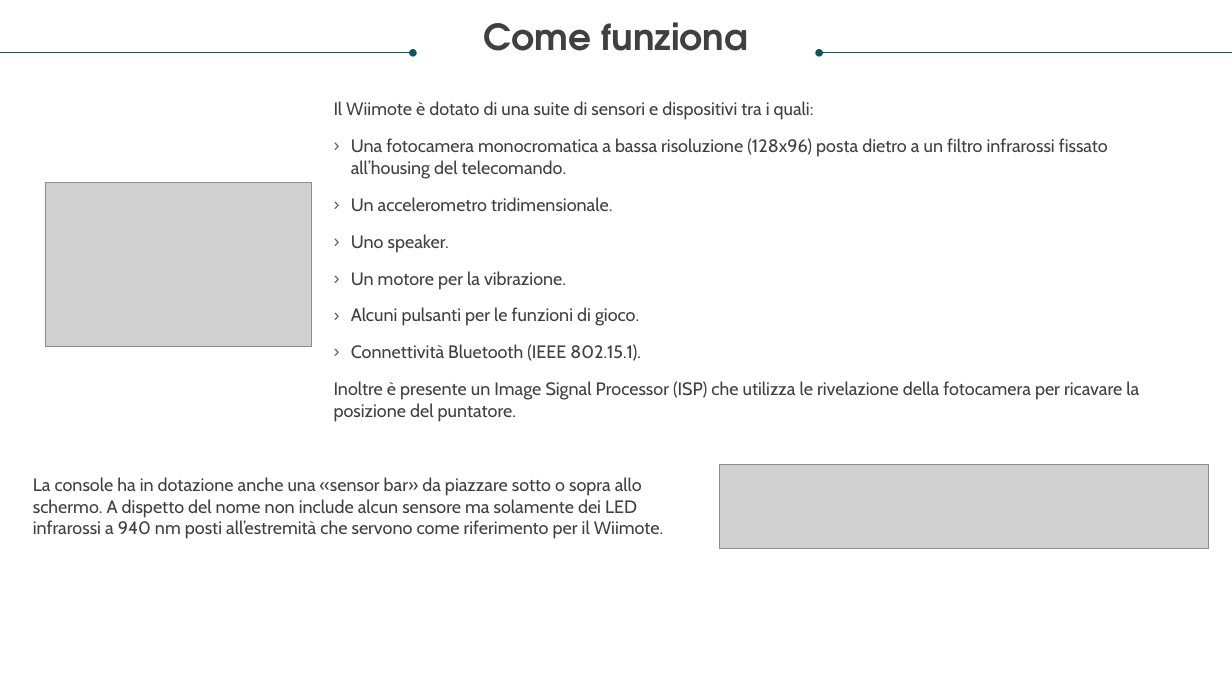
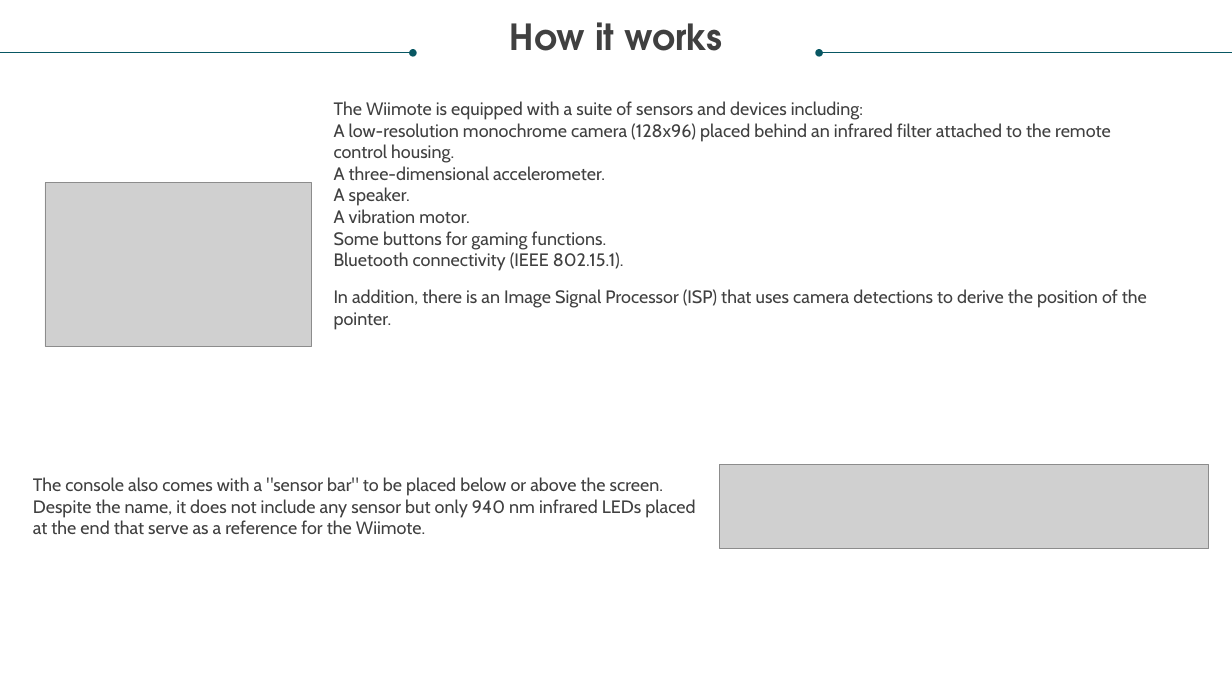
Before and after one commit to RaffaLinux/RaffaLinux.github.io, a slide deck: slide 5 of AndroidMote.pptx. Drawn at 1232x693 pixels with LibreOffice and Linux fonts; fonts in the diff are those of the drawing; grey boxes stand for pictures. Boxes give left, top, right and bottom in pixels: in the first picture for what was removed or moved away, otherwise in the second. Text is boxed around its words. In the diff, an @@ line names an element or a change of style, - is before the commit and + after.

```diff
--- a/AndroidMote.pptx
+++ b/AndroidMote.pptx
@@ text at box(510, 22, 723, 51): text changed @@
-Come funziona
+How it works
@@ text at box(334, 101, 1147, 330): text changed @@
-Il Wiimote è dotato di una suite di sensori e dispositivi tra i quali:
-› Una fotocamera monocromatica a bassa risoluzione (128x96) posta dietro a un filtro infrarossi fissato all’housing del telecomando.
-› Un accelerometro tridimensionale.
-› Uno speaker.
-› Un motore per la vibrazione.
-› Alcuni pulsanti per le funzioni di gioco.
-› Connettività Bluetooth (IEEE 802.15.1).
-Inoltre è presente un Image Signal Processor (ISP) che utilizza le rivelazione della fotocamera per ricavare la posizione del puntatore.
+The Wiimote is equipped with a suite of sensors and devices including:
+A low-resolution monochrome camera (128x96) placed behind an infrared filter attached to the remote control housing.
+A three-dimensional accelerometer.
+A speaker.
+A vibration motor.
+Some buttons for gaming functions.
+Bluetooth connectivity (IEEE 802.15.1).
+In addition, there is an Image Signal Processor (ISP) that uses camera detections to derive the position of the pointer.
@@ text at box(33, 477, 695, 534): text changed @@
-La console ha in dotazione anche una «sensor bar» da piazzare sotto o sopra allo schermo. A dispetto del nome non include alcun sensore ma solamente dei LED infrarossi a 940 nm posti all’estremità che servono come riferimento per il Wiimote.
+The console also comes with a "sensor bar" to be placed below or above the screen. Despite the name, it does not include any sensor but only 940 nm infrared LEDs placed at the end that serve as a reference for the Wiimote.
```
Also in this commit, not shown: 15 other slides changed, 3 slides added, 3 slides removed.
